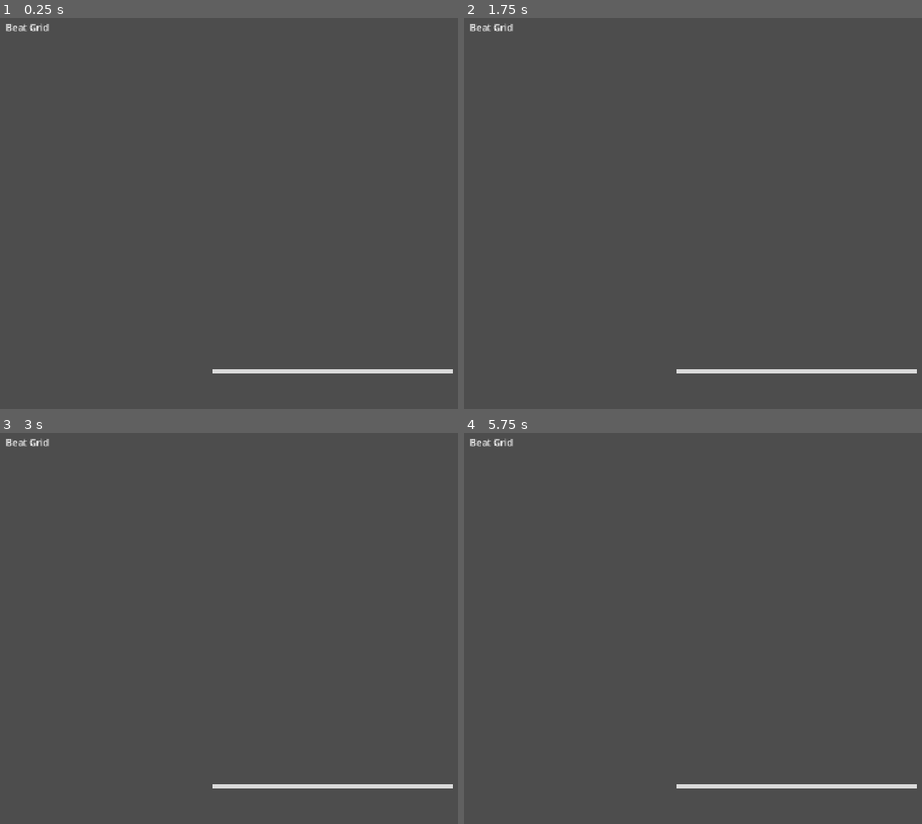
Above: before the commit, frames 1-4 (two rows, left to right).
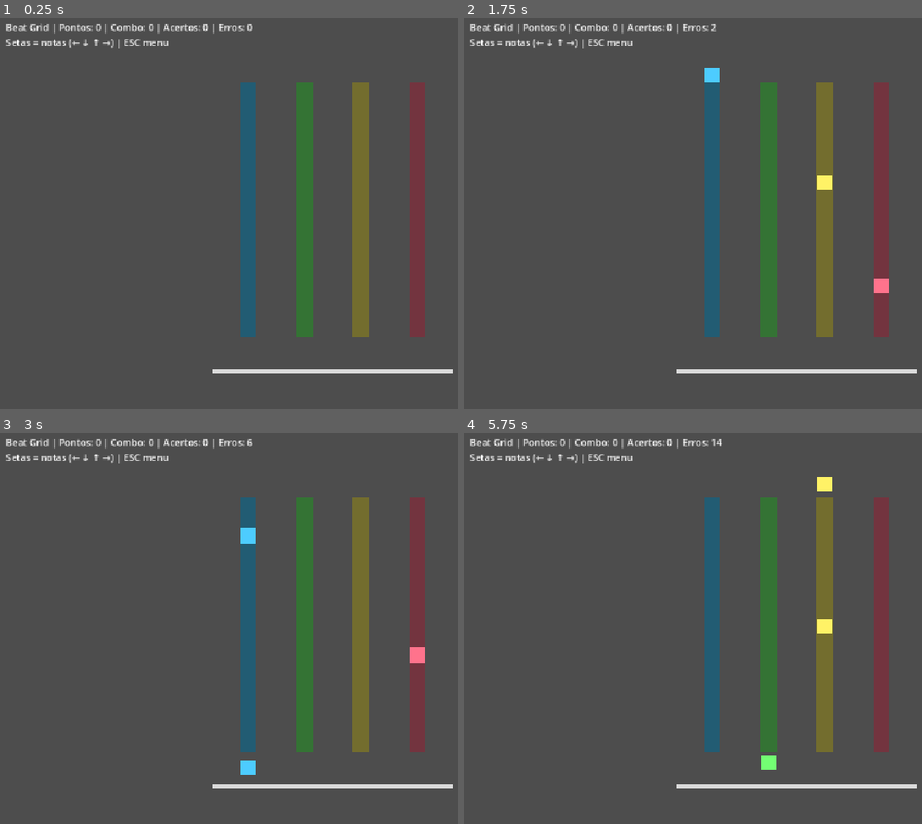
Above: after the commit, the same moments.

Repository: vmagione/Simple-games-prototypes
Game: Godot game, scene res://Scenes/GuitarHero.tscn
Two runs of this game, one before a commit and one after it. Both use one fixed random seed, a clock stepped at 60 frames per second and the inputs below. This scene is started directly instead of the project's main scene.
Inputs:
- Up to frame 1 (0.25 s): no input
- Up to frame 2 (1.75 s): tap Enter (ui_accept) at 0.5, 0.77, 1.52 s; hold Right (ui_right) 0.53-1.28 s; hold E (mine_block) 0.53-1.28 s; hold Down (ui_down) from 1.28 s (still down); tap Q (place_block) at 1.35 s
- Up to frame 3 (3 s): release Down (ui_down) at 2.03 s; hold Right (ui_right) 2.03-2.78 s; hold E (mine_block) 2.03-2.78 s; hold Up (ui_up) from 2.78 s (still down); tap Q (place_block) at 2.85 s
- Up to frame 4 (5.75 s): tap Enter (ui_accept) at 3.02, 3.77, 4.52 s; release Up (ui_up) at 3.53 s; hold E (mine_block) 3.53-4.28 s; hold Left (ui_left) 3.53-5.03 s; tap Q (place_block) at 4.35 s; hold Down (ui_down) from 5.03 s (still down); hold E (mine_block) from 5.03 s (still down)

The runs differ from the first frame. In frame 1, 9.9% of the frame differs, in the area x 1-93%, y 1-82%; in frame 2, 10%; in frame 3, 10%; in frame 4, 10%, in the area x 1-93%, y 1-87%.
Error before the commit: Parse Error: Cannot infer the type of "points" variable because the value doesn't have a set type. (res://Scripts/guitar_hero_game.gd:122)

Commit message:
Commit correção guitar hero
Commit correção guitar hero

Diff:
--- a/Scripts/guitar_hero_game.gd
+++ b/Scripts/guitar_hero_game.gd
@@ -113,13 +113,13 @@
 		if note.get_meta("lane") != lane_index:
 			continue
 
-		var distance := abs(note.position.y - hit_line_y)
+		var distance = abs(note.position.y - hit_line_y)
 		if distance < best_distance:
 			best_distance = distance
 			best_note = note
 
 	if best_note != null and best_distance <= NOTE_HIT_WINDOW:
-		var points := 100 + min(_combo, 20) * 10
+		var points = 100 + min(_combo, 20) * 10
 		_score += points
 		_hits += 1
 		_combo += 1
Not shown, added: Scripts/guitar_hero_game.gd.uid
